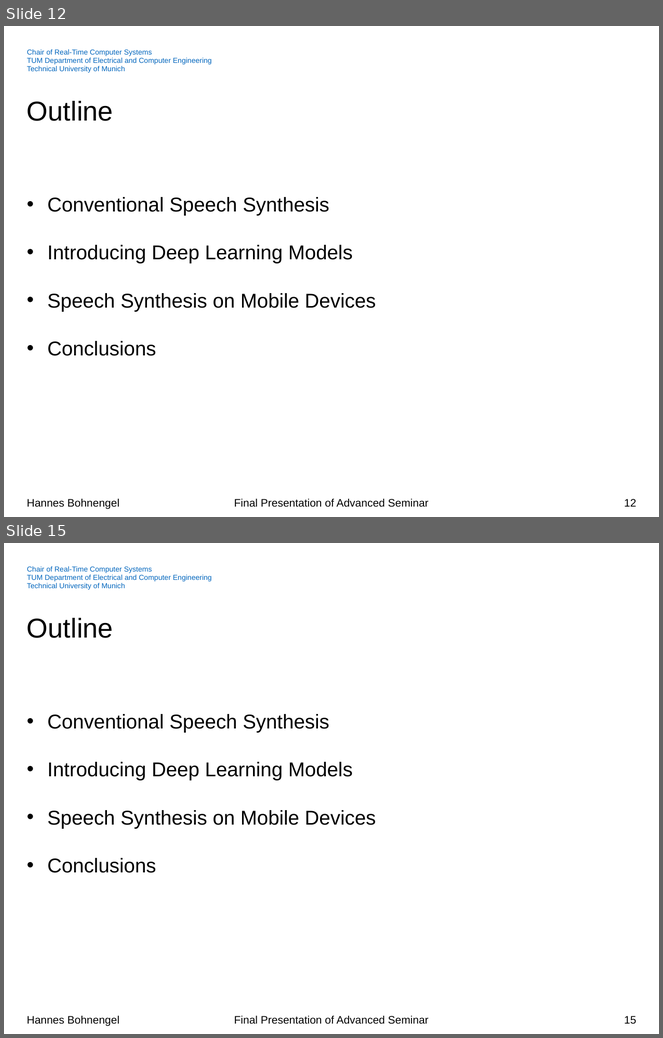
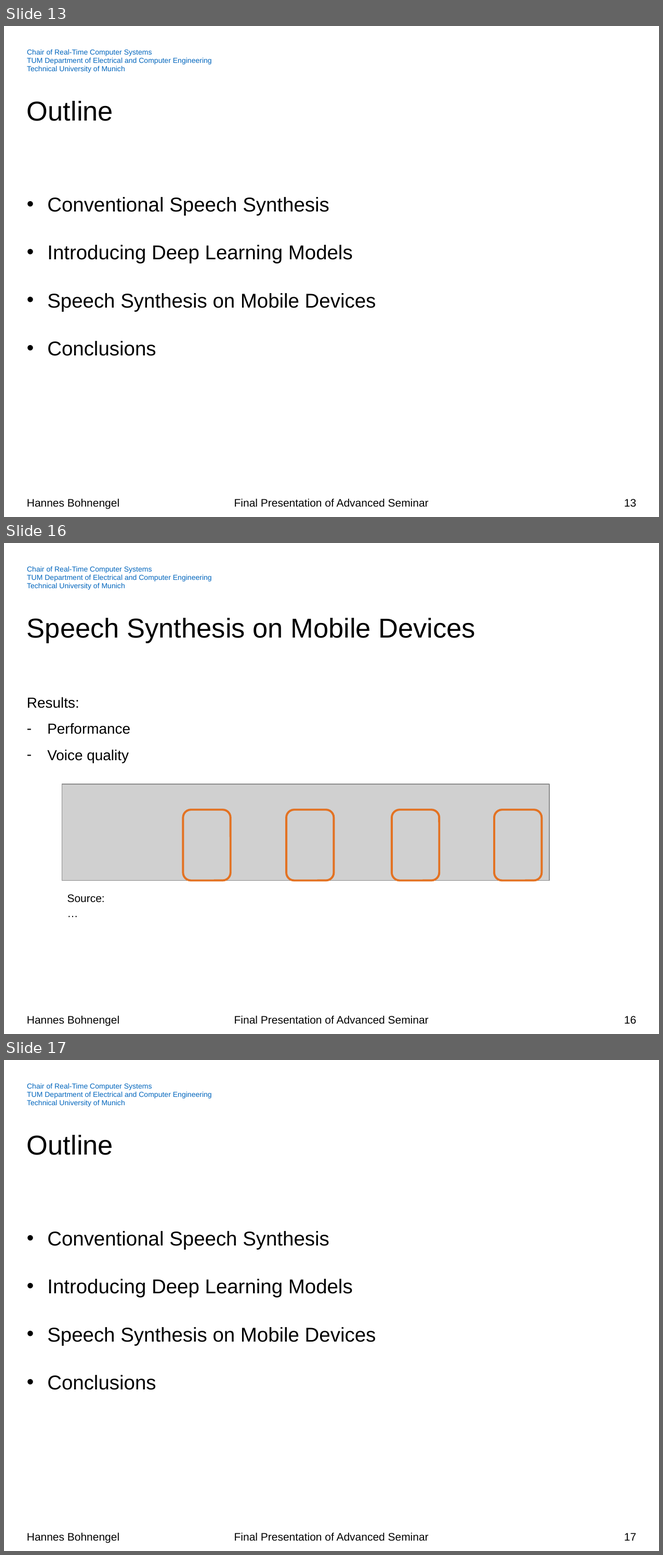
Before and after one commit to hannesb0/deeplearning, a slide deck: pres/Final_Presentation_V02.pptx. Shown one above the other, each under a label of ours: slides 12 and 15 before the commit, slides 13, 16 and 17 after it; the slides between them are not shown. The pictures are 663x1038 and 663x1555 pixels, drawn with LibreOffice and Linux fonts; fonts in the diff are those of the drawing; grey boxes stand for pictures; background and template pictures are left out. Boxes give left, top, right and bottom in pixels: in the first picture for what was removed or moved away, otherwise in the second. Text is boxed around its words. In the diff, an @@ line names an element or a change of style, - is before the commit and + after.

```diff
--- a/pres/Final_Presentation_V02.pptx
+++ b/pres/Final_Presentation_V02.pptx
@@ slide 16 added at [4,543,659,1034], background #FFFFFF; not listed: 3 template elements that a slide beside it also shows @@
@@ title added at [27,618,476,643], 30 pt, text #000000 @@
+Speech Synthesis on Mobile Devices
@@ text added at [27,697,130,763], 16 pt, text #000000 @@
+Results:
+– Performance
+– Voice quality
@@ picture added at [62,784,549,880] @@
@@ group added at [183,810,541,880]: 4 rounded rectangles @@
@@ text added at [67,895,105,903], 12 pt, text #000000 @@
+Source: …
@@ page number added at [624,1016,636,1025], 12 pt, text #000000 @@
+16
@@ what was slide 12 is now slide 13 @@
@@ page number at [624,499,636,508]: text changed @@
-12
+13
@@ what was slide 15 is now slide 17 @@
@@ page number at [624,1533,636,1541]: text changed @@
-15
+17
```
Also in this commit, not shown: 7 slides changed, 4 other slides added, 8 slides removed.
